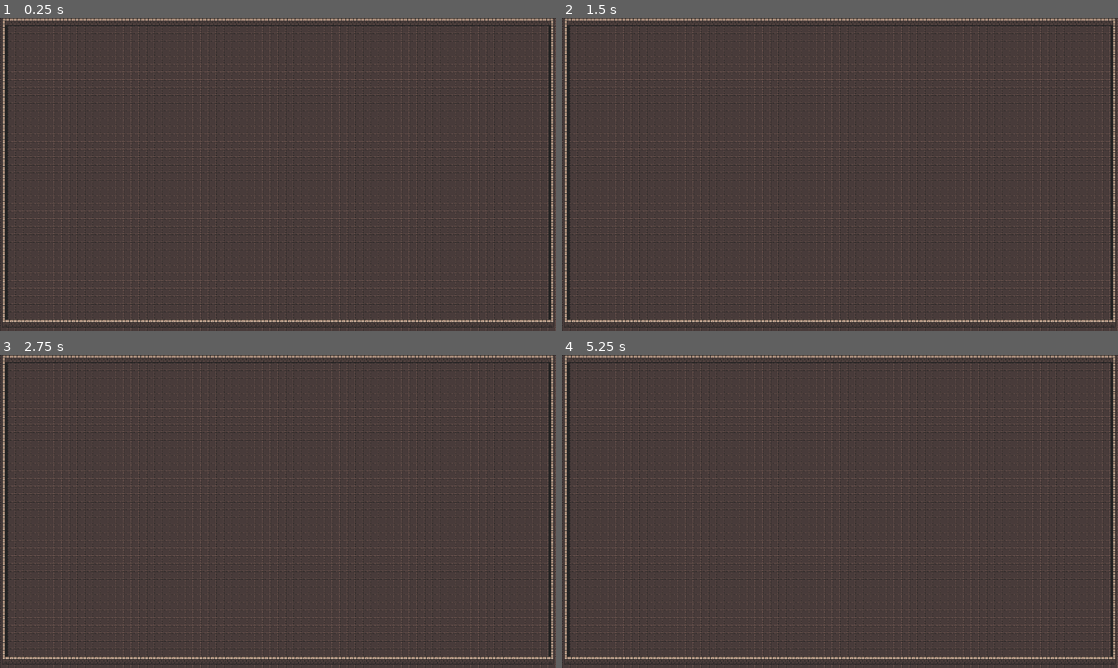
Above: before the commit, frames 1-4 (two rows, left to right).
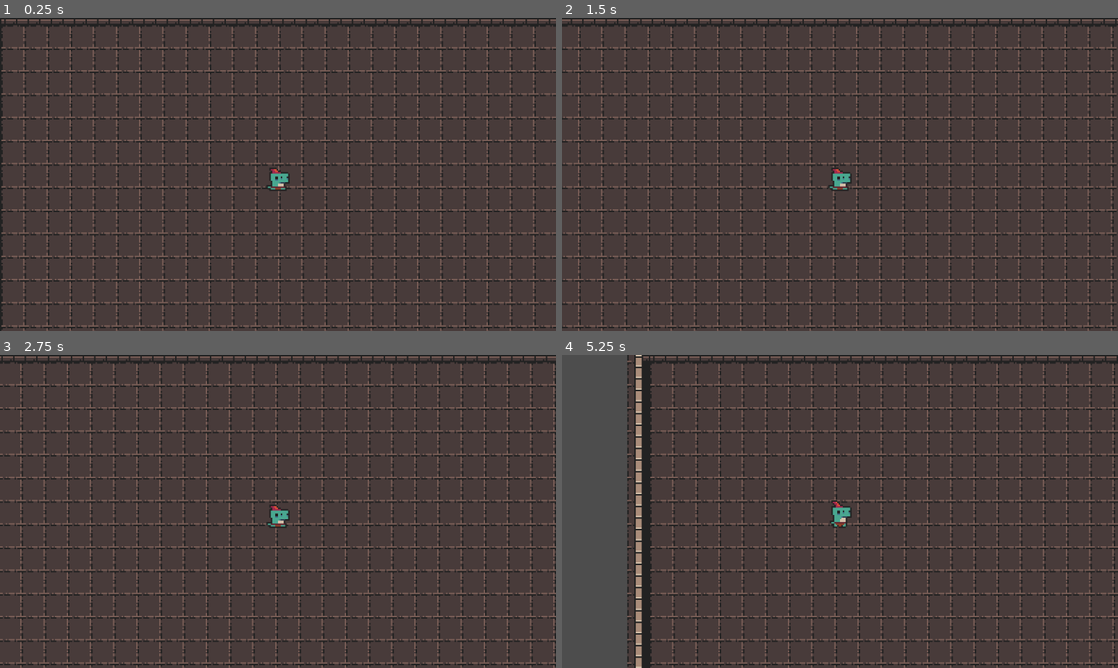
Above: after the commit, the same moments.

Repository: emilykrohn/Abyss
Game: Godot game, scene res://Scenes/main.tscn
Two runs of this game, one before a commit and one after it. Both use one fixed random seed, a clock stepped at 60 frames per second and the inputs below.
Inputs:
- Up to frame 1 (0.25 s): no input
- Up to frame 2 (1.5 s): hold Right (ui_right) 0.53-1.28 s; hold Left (ui_left) from 1.28 s (still down)
- Up to frame 3 (2.75 s): release Left (ui_left) at 2.03 s; hold Right (ui_right) from 2.03 s (still down)
- Up to frame 4 (5.25 s): release Right (ui_right) at 3.53 s; hold Left (ui_left) from 3.53 s (still down)

The runs differ from the first frame. In frame 1, 23% of the frame differs, in the area x 0-100%, y 0-100%; in frame 2, 24%; in frame 3, 24%; in frame 4, 26%.

Commit message:
Add camera and player to main game scene

Diff:
--- a/Scenes/main.tscn
+++ b/Scenes/main.tscn
@@ -1,6 +1,7 @@
-[gd_scene load_steps=6 format=3 uid="uid://bcbygmx7wnxr"]
+[gd_scene load_steps=7 format=3 uid="uid://bcbygmx7wnxr"]
 
 [ext_resource type="Texture2D" uid="uid://c1li420pjhu3l" path="res://Art/0x72_DungeonTilesetII_v1.7/atlas_floor-16x16.png" id="1_ixqo2"]
+[ext_resource type="PackedScene" uid="uid://b8s43qgxwcbvx" path="res://Scenes/player.tscn" id="1_sshvw"]
 [ext_resource type="Texture2D" uid="uid://q8o6m2x6qxu7" path="res://Art/0x72_DungeonTilesetII_v1.7/atlas_walls_low-16x16.png" id="2_rl4qs"]
 
 [sub_resource type="TileSetAtlasSource" id="TileSetAtlasSource_mw4er"]
@@ -309,3 +310,6 @@
 layer_0/tile_data = PackedInt32Array(0, 0, 0, 65536, 0, 0, 131072, 0, 0, 196608, 0, 0, 262144, 0, 0, 327680, 0, 0, 3932 …(42675 unchanged characters)…
 layer_1/name = "Walls"
 layer_1/tile_data = PackedInt32Array(65536, 524289, 1, 131072, 524289, 1, 196608, 524289, 1, 262144, 524289, 1, 327680, …(3913 unchanged characters)…
+
+[node name="Player" parent="." instance=ExtResource("1_sshvw")]
+position = Vector2(207, 119)
--- /dev/null
+++ b/Scenes/player.gd
@@ -0,0 +1,13 @@
+extends CharacterBody2D
+
+
+const SPEED = 300.0
+
+func _physics_process(delta):
+	var direction = Input.get_axis("ui_left", "ui_right")
+	if direction:
+		velocity.x = direction * SPEED
+	else:
+		velocity.x = move_toward(velocity.x, 0, SPEED)
+
+	move_and_slide()
--- a/Scenes/player.tscn
+++ b/Scenes/player.tscn
@@ -1,6 +1,7 @@
-[gd_scene load_steps=11 format=3 uid="uid://b8s43qgxwcbvx"]
+[gd_scene load_steps=12 format=3 uid="uid://b8s43qgxwcbvx"]
 
 [ext_resource type="Texture2D" uid="uid://cekho14phtksa" path="res://Art/0x72_DungeonTilesetII_v1.7/0x72_DungeonTilesetII_v1.7.png" id="1_llaob"]
+[ext_resource type="Script" path="res://Scenes/player.gd" id="1_se4lu"]
 
 [sub_resource type="AtlasTexture" id="AtlasTexture_x37wm"]
 atlas = ExtResource("1_llaob")
@@ -68,6 +69,11 @@
 size = Vector2(8, 12)
 
 [node name="Player" type="CharacterBody2D"]
+collision_mask = 6
+script = ExtResource("1_se4lu")
+
+[node name="Camera2D" type="Camera2D" parent="."]
+zoom = Vector2(3, 3)
 
 [node name="AnimatedSprite2D" type="AnimatedSprite2D" parent="."]
 sprite_frames = SubResource("SpriteFrames_lwa05")
